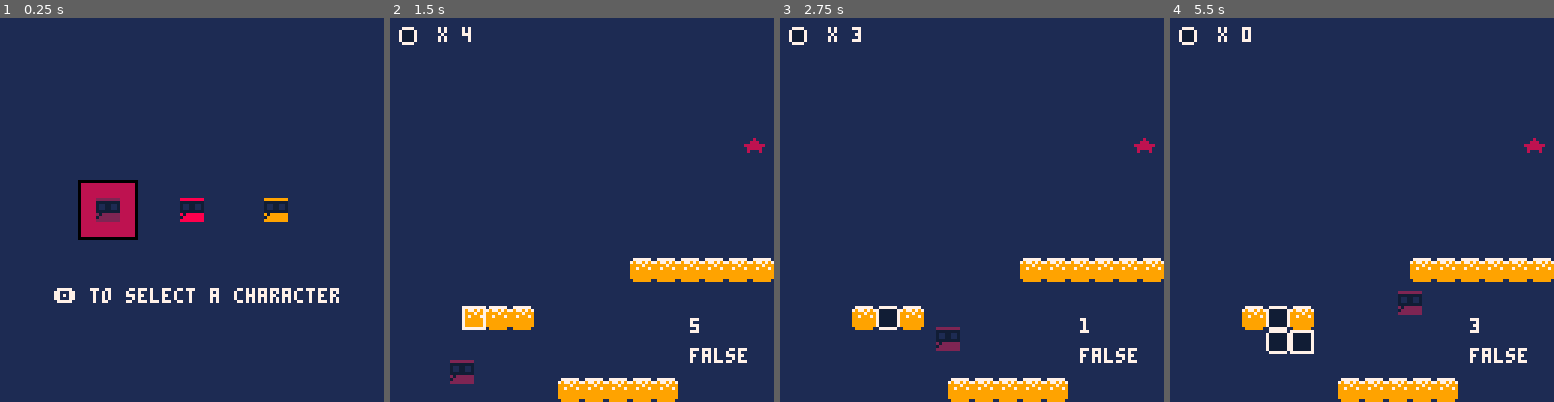
Above: before the commit, frames 1-4 (left to right).
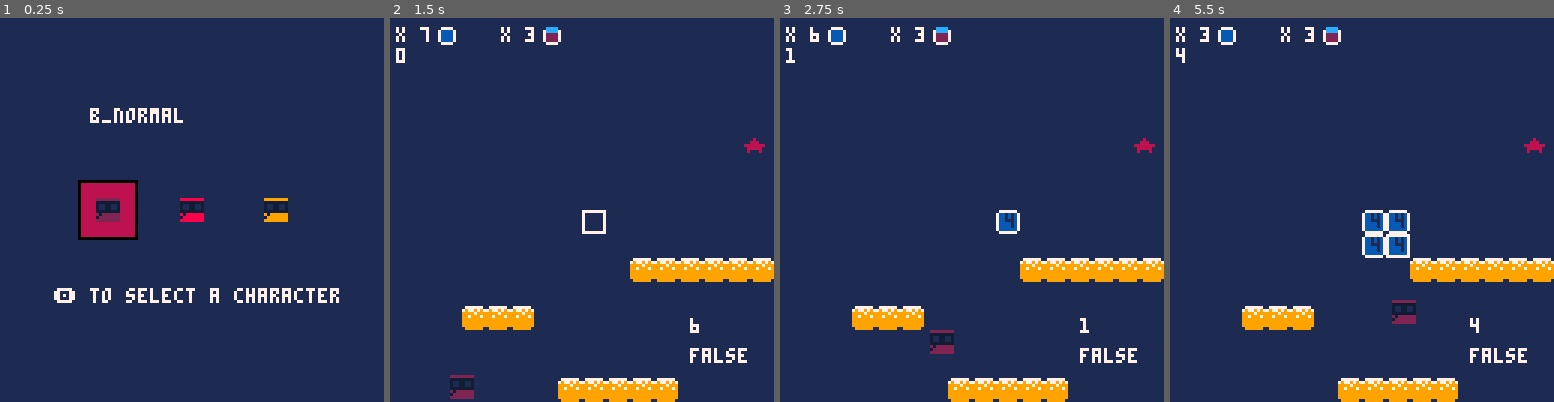
Above: after the commit, the same moments.

Repository: FlavioIero/PlatformMaker
Game: PICO-8 cartridge platformmaker.p8
Same seed, same stepped clock (60 frames per second), same inputs: the game is played once before the commit and once after it.
Inputs:
- Up to frame 1 (0.25 s): no input
- Up to frame 2 (1.5 s): tap X (X key) at 0.33, 1.07 s; tap O (Z key) at 0.7 s
- Up to frame 3 (2.75 s): hold Right 1.6-2.1 s; tap O (Z key) at 1.7, 2.1, 2.5 s; tap X (X key) at 1.85 s; hold Up 2.15-2.42 s; hold Right from 2.47 s (still down)
- Up to frame 4 (5.5 s): tap O (Z key) every 0.4 s from 2.9 to 5.3 s; tap X (X key) at 2.97, 4.08, 5.2 s; release Right at 3.03 s; hold Left 3.08-3.58 s; hold Down 3.63-3.97 s; hold Right 4.02-4.68 s; hold Up 4.73-5.03 s; hold Left from 5.08 s (still down)

The runs differ from the first frame. In frame 1, 0.5% of the frame differs, in the area x 23-48%, y 23-28%; in frame 2, 1.7%; in frame 3, 1.9%; in frame 4, 3.8%, in the area x 1-80%, y 2-88%.

Commit message:
blocks manager

Diff:
--- a/platformmaker.p8
+++ b/platformmaker.p8
@@ -4,9 +4,10 @@
 -- main --
 
 -- global --
+block_types = {}
 g = 1
-p_sp = {}
-
+p_sp = {} -- will be in level builder
+bm = {}
 
 p = {}
 -- const --
@@ -49,7 +50,13 @@
 	_draw = draw_menu
 
 	-- debug
-	b_pos = vector2.new(3,12)
+	block_types = {b_normal=b_normal,b_slime=b_slime}
+
+	bm = blocks_mng:new()
+
+	bm:add_blocks(block_types.b_normal,5)
+	bm:add_blocks(block_types.b_normal,2)
+	bm:add_blocks(block_types.b_slime,3)
 end
 
 function update_menu()
@@ -70,6 +77,7 @@
 
 function draw_menu()
 	cls(2)
+	print(block_types.b_normal.name,30,30)
 	-- todo: automate distance
 	local sp_y = 60
 	local sp_x = {32,60,88}
@@ -83,42 +91,14 @@
 end
 
 -- temp
-state = "player"
-b_pos = {}
-blocks = {}
-b_sprt = 65
-max_b = 4
+
 function update_game()
 	-- temp (use gm to do this)
-	if btnp(❎) then
-		if state == "place blocks" then
-			state = "player"
-		else
-			state = "place blocks"
-		end
-	end
+
 	-- end temp
-
-	if state == "player" then
-		p:update()
-	-- temp
-	elseif state == "place blocks" then
-		if btnp(➡️) then
-			b_pos.x += 1 end
-		if btnp(⬅️) then
-			b_pos.x -= 1 end
-		if btnp(⬆️) then
-			b_pos.y -= 1 end
-		if btnp(⬇️) then
-			b_pos.y += 1 end
-		b_pos.x = max(0,min(15,b_pos.x))
-		b_pos.y = max(0,min(15,b_pos.y))
-		if btnp(🅾️) and (not next(blocks) or #blocks < max_b) then
-				add(blocks,b_pos:clone())
-
-		end
-	end
-	-- end temp
+	p:update()
+	bm:update()
+
 end
 
 function draw_game()
@@ -126,15 +106,11 @@
 	map(0,0,0,0,16,16)
 
 	p:draw()
-	for k,v in pairs(blocks) do
-		spr(b_sprt,v.x*8,v.y*8)
-	end
-	if state == "place blocks" then
-		rect(b_pos.x*8,b_pos.y*8,b_pos.x*8+7,b_pos.y*8+7,7)
-	end
+	bm:draw()
+
 	print("★",118,40,10)
-	spr(66,2,2)
-	print("x "..max_b-#blocks,16,3,7)
+	--spr(66,2,2)
+
 end
 -->8
 -- utils --
@@ -245,6 +221,8 @@
 player.__index = player
 
 -- const
+local states = {jump=1,build=2,switch=3}
+
 local jump_vel = -6
 local max_fall = 8
 local weight = 1
@@ -253,21 +231,35 @@
 -- var
 local vel_y
 
+-- temp debug
+local b_pos
+
 function player_reset_var()
 	vel_y = 0
+
+	-- temp debug
+	b_pos = vector2.new(64,64)
 end
 
 function player.new(pos,sprt)
 	player_reset_var()
-	return setmetatable({pos=pos,sprt=sprt},player)
+	return setmetatable(
+								{pos=pos,
+								sprt=sprt,
+								state=states.jump},
+								player)
 end
 
 function player:update()
-	self:handle_input()
-	--self:clamp()
-	self:check_collisions()
-	self:apply_gravity()
-	self:update_anim()
+	if self.state == states.jump then
+		self:handle_input()
+		--self:clamp()
+		self:check_collisions()
+		self:apply_gravity()
+		self:update_anim()
+	elseif self.state == states.build then
+		self:build_mode()
+	end
 end
 
 function player:update_anim()
@@ -275,6 +267,10 @@
 end
 
 function player:handle_input()
+	-- use functions instead of enum
+	if btnp(❎) then
+		self.state = states.build end
+
 	local o_pos = self.pos:clone()
 	local x = self.pos.x
 	local y = self.pos.y
@@ -313,6 +309,24 @@
 	end
 end
 
+function player:build_mode()
+	if btnp(❎) then
+		self.state = states.jump end
+
+	if btnp(➡️) then
+		b_pos.x += 8 end
+	if btnp(⬅️) then
+		b_pos.x -= 8 end
+	if btnp(⬆️) then
+		b_pos.y -= 8 end
+	if btnp(⬇️) then
+		b_pos.y += 8 end
+	b_pos.x = max(0,min(120,b_pos.x))
+	b_pos.y = max(0,min(120,b_pos.y))
+	if btnp(🅾️) then
+		bm:toggle_block(b_pos) end
+end
+
 function player:move(pos)
 	self.pos = pos:clone()
 end
@@ -330,8 +344,8 @@
 end
 
 function player:collide_blocks()
-	for k,v in pairs(blocks) do
-		if collide_rect(self.pos.x,self.pos.y,8,8,v.x*8,v.y*8,8,8) then
+	for k,v in pairs(bm.blocks) do
+		if v.active and collide_rect(self.pos.x,self.pos.y,8,8,v.pos.x,v.pos.y,8,8) then
 			return true end
 	end
 	return false
@@ -345,7 +359,219 @@
 	print(vel_y,100,100,7)
 	spr(self.sprt,self.pos.x,self.pos.y)
 	print(self:collide_blocks(),100,110,7)
-end
+	if self.state == states.build then
+		rect(b_pos.x,b_pos.y,b_pos.x+7,b_pos.y+7,7)
+	end
+end
+
+-->8
+-- blocks --
+
+-- const
+
+
+
+-- abstract base block
+block = {
+	name = "block",
+	sprt_ui = 128,
+	sprt = 129,
+
+	pos = vector2.new(0,0),
+	placed = false,
+	active = false,
+
+	new = function(self,tbl)
+		tbl = tbl or {}
+		setmetatable(
+			tbl,
+			{__index=self}
+		)
+		return tbl
+	end,
+
+	update = function(self)
+		-- abstract
+	end,
+
+	draw = function(self)
+		if self.placed then
+			spr(self.sprt,self.pos.x,self.pos.y) end
+	end,
+
+	place = function(self,pos)
+		print(pos,50,50,7)
+		print(self.pos,60,60,7)
+		self.pos = pos:clone()
+		self.placed = true
+		self.active = true
+	end,
+
+	remove = function(self)
+		self.placed = false
+		self.active = false
+	end
+}
+
+b_normal = block:new({
+	name = "b_normal",
+	sprt_ui = 128,
+	sprt = 129
+})
+
+b_slime = block:new({
+	name = "b_slime",
+	sprt_ui = 130,
+	sprt = 131
+})
+-->8
+-- blocks manager --
+
+blocks_mng = {
+	blocks_unplaced = {},
+	blocks = {},
+	selected_i = 1,
+
+	new = function(self)
+		local tbl = {}
+		setmetatable(
+			tbl,
+			{__index=self})
+		return tbl
+	end,
+
+	update = function(self)
+		for b in all(self.blocks) do
+			b:update()
+		end
+	end,
+
+	draw = function(self)
+		for b in all(self.blocks) do
+			b:draw()
+		end
+		local x = 0
+		for b in all(self.blocks) do
+			if b.placed then
+				x += 1 end
+		end
+		print(x,2,10,7)
+		local lmarg = 25
+		local pad = 10
+		local i = 0
+		for k,v in pairs(self.blocks_unplaced) do
+			print("x "..v.n,2+lmarg*i+pad*i,3,7)
+			spr(v.b_type.sprt_ui,12+lmarg*i+pad*i+3,2)
+			i += 1
+		end
+	end,
+
+	add_blocks = function(self,b_type,n)
+		for k,v in pairs(self.blocks_unplaced) do
+			if v.b_type.name == b_type.name then
+				v.n += n
+				return
+			end
+		end
+		add(self.blocks_unplaced,{b_type=b_type,n=n})
+		for i=1,n do
+			add(self.blocks,b_type:new())
+		end
+	end,
+
+	toggle_block = function(self,pos)
+		for b in all(self.blocks) do
+			if b.placed and b.pos == pos then
+				self:remove_block(pos)
+				return
+			end
+		end
+		self:try_place_block(pos)
+	end,
+
+	try_place_block = function(self,pos)
+		local placed = false
+		if self.blocks_unplaced[self.selected_i].n > 0 then
+			self.blocks_unplaced[self.selected_i].n -= 1
+			for b in all(self.blocks) do
+				if self:can_place(b) then
+					b:place(pos)
+					break
+				end
+			end
+			placed = true
+		end
+		return placed
+	end,
+
+	can_place = function(self,b)
+		return not b.placed and
+			b.name == self.blocks_unplaced[self.selected_i].b_type.name
+	end,
+
+	remove_block = function(self,pos)
+		-- check for its hp before
+		-- putting it back in the
+		-- unplaced_blocks table
+		for b in all(self.blocks) do
+			if b.pos == pos then
+				b:remove()
+				break
+			end
+		end
+	end,
+
+	switch_block = function(self,dir)
+		if dir == 1 then
+			self.selected_i = self.selected_i%#self.unplaced_blocks+1
+		elseif dir == -1 then
+			self.selected_i = (self.selected_i-2)%#self.unplaced_blocks+1
+		end
+	end,
+
+	-- returns idx of type in
+	-- table unplaced_blocks
+	get_type_idx = function(self,block)
+		local i = 1
+		for t in all(self.unplaced_blocks) do
+			if t.name == block.name then
+				return i end
+			i += 1
+		end
+		return -1
+	end
+}
+…(31 lines of a section not shown)…
 
 
 
Not shown, changed: 40 lines of the sprite sheet (__gfx__) section of platformmaker.p8
